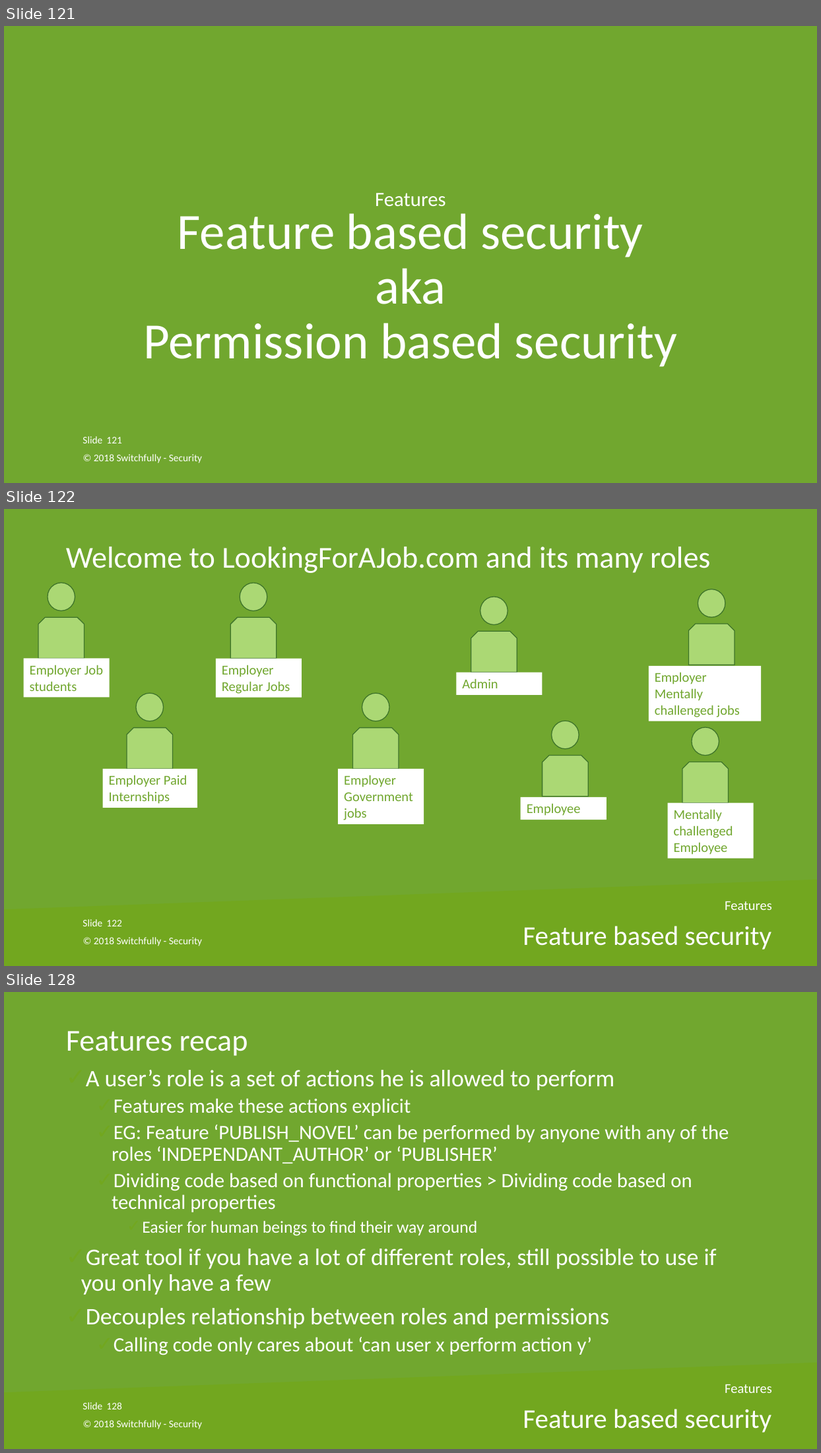
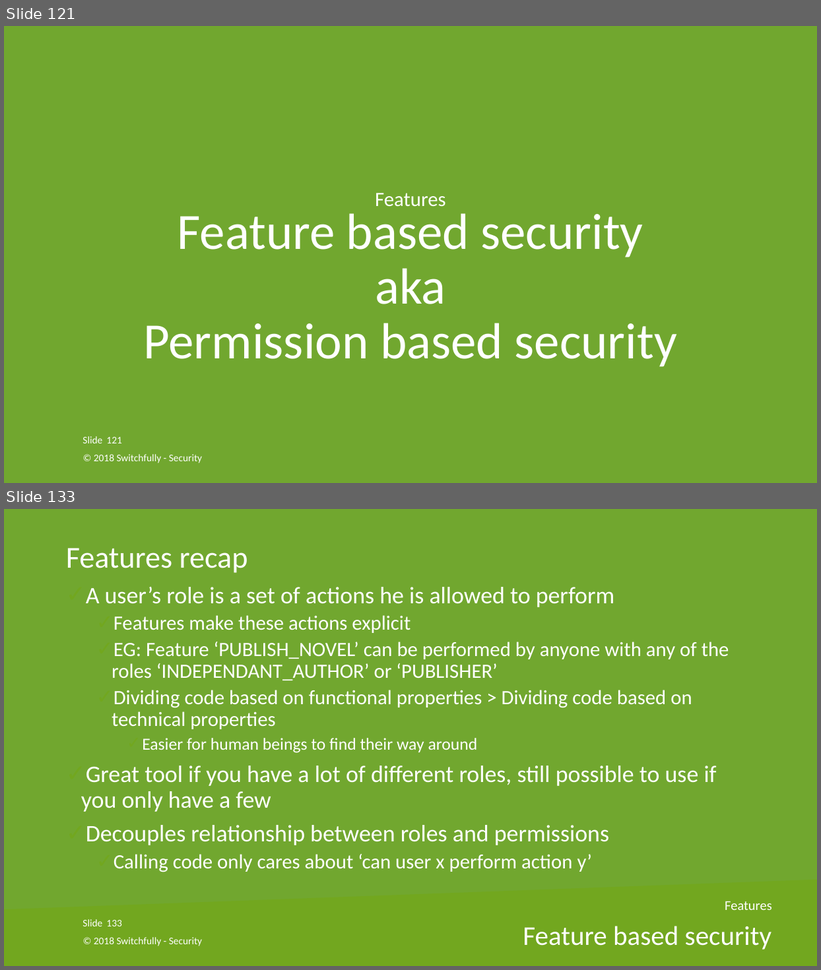
Before and after one commit to nielsjani/switchfully-security, a slide deck: powerpoint/switchfully-security@Cegeka.pptx. Shown one above the other, each under a label of ours: slides 121, 122 and 128 before the commit, slides 121 and 133 after it; the slides between them are not shown. The pictures are 821x1453 and 821x970 pixels, drawn with LibreOffice and Linux fonts; fonts in the diff are those of the drawing; background and template pictures are left out. Boxes give left, top, right and bottom in pixels: in the first picture for what was removed or moved away, otherwise in the second. Text is boxed around its words. In the diff, an @@ line names an element or a change of style, - is before the commit and + after.

```diff
--- a/powerpoint/switchfully-security@Cegeka.pptx
+++ b/powerpoint/switchfully-security@Cegeka.pptx
@@ slide 122 removed at [4, 509, 817, 966], background picture (left out); not listed: 2 template elements that a slide beside it also shows @@
@@ text removed at [66, 547, 710, 573] @@
-Welcome to LookingForAJob.com and its many roles
@@ ellipse removed at [48, 583, 75, 611] @@
@@ ellipse removed at [240, 583, 267, 611] @@
@@ ellipse removed at [481, 597, 508, 625] @@
@@ ellipse removed at [698, 590, 725, 618] @@
@@ snip same rect removed at [38, 618, 84, 658] @@
@@ snip same rect removed at [230, 618, 276, 658] @@
@@ snip same rect removed at [689, 624, 735, 665] @@
@@ snip same rect removed at [471, 632, 517, 673] @@
@@ rectangle removed at [24, 658, 110, 698] @@
-Employer Job students
@@ rectangle removed at [216, 658, 302, 698] @@
-Employer Regular Jobs
@@ rectangle removed at [649, 666, 761, 722] @@
-Employer Mentally challenged jobs
@@ rectangle removed at [457, 673, 543, 695] @@
-Admin
@@ ellipse removed at [136, 693, 163, 722] @@
@@ ellipse removed at [362, 693, 389, 722] @@
@@ ellipse removed at [552, 722, 580, 749] @@
@@ snip same rect removed at [127, 728, 172, 769] @@
@@ snip same rect removed at [353, 728, 399, 769] @@
@@ ellipse removed at [692, 727, 719, 755] @@
@@ snip same rect removed at [543, 755, 588, 796] @@
@@ snip same rect removed at [683, 762, 729, 803] @@
@@ rectangle removed at [103, 769, 197, 808] @@
-Employer Paid Internships
@@ rectangle removed at [338, 769, 424, 824] @@
-Employer Government jobs
@@ rectangle removed at [521, 797, 607, 820] @@
-Employee
@@ rectangle removed at [668, 803, 754, 859] @@
-Mentally challenged Employee
@@ text removed at [725, 902, 772, 910] @@
-Features
@@ page number removed at [106, 920, 121, 927] @@
-122
@@ text removed at [94, 937, 202, 947] @@
-© 2018 Switchfully - Security
@@ title removed at [523, 926, 772, 950] @@
-Feature based security
@@ what was slide 128 is now slide 133 @@
@@ page number at [106, 920, 121, 927]: text changed @@
-128
+133
```
Also in this commit, not shown: 5 slides changed, 6 slides added.
